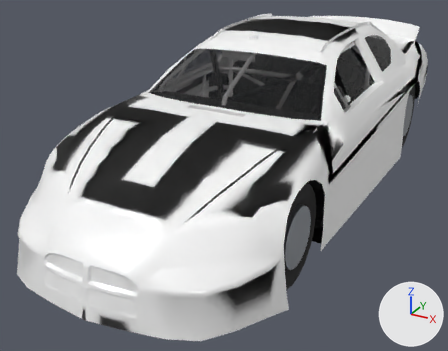
One commit to the glTF model assets/car/dodge05.glb: the scene before it, then after it.
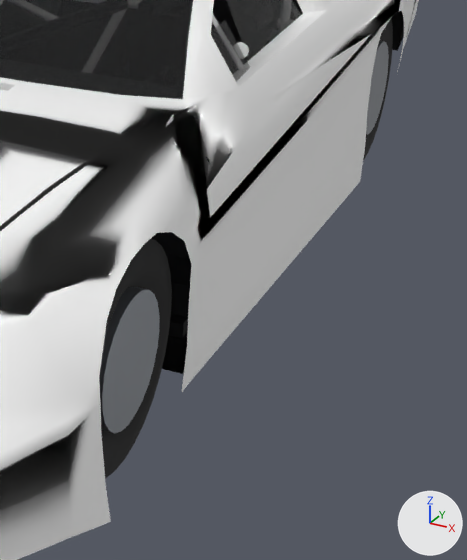
Each version appears first whole from a camera (50 mm lens) standing at (2.14, -4.61, 2.29) and looking at (-0.29, -0.19, 0.08), and next in a close-up on the part from 53% to 100% of the width and 22% to 93% of the height. The lights are fixed; the arrows at lower right show +X, +Y and +Z. The last two pictures show the newer version. Where no turn or scale is listed for an object, it has been applied to the vertices.

Objects in the first close-up: 'part_black', 'part_glass', 'part_interior', 'part_paint', 'rim', 'rim.002', 'tire', 'tire.002'.
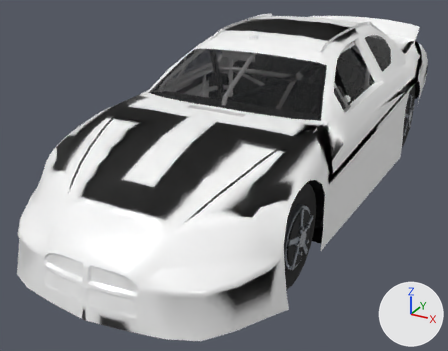
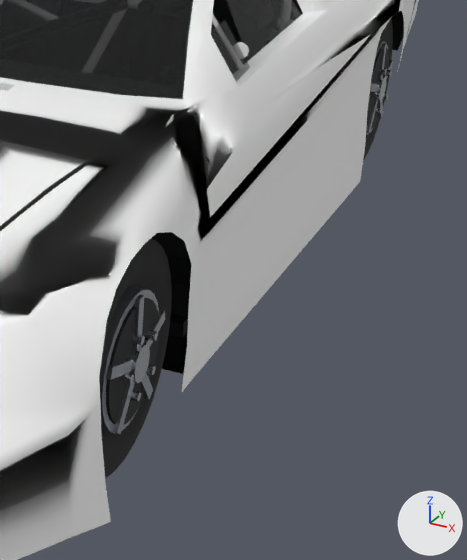
Scene script edits in JSON lines:
```json
{"op": "add", "block": "mat_rtta_chrome", "code": ["mat_rtta_chrome = principled_material('RTTA_Chrome')", "mat_rtta_chrome.base_color = (0.578, 0.604, 0.644)  # light grey #c8ccd2", "mat_rtta_chrome.metallic = 0.95", "mat_rtta_chrome.roughness = 0.18"]}
{"op": "add", "block": "me_mesh_18", "code": ["me_mesh_18 = bpy.data.meshes.new('Mesh_18')", "me_mesh_18.from_pydata(...)  # 110 vertices, 192 faces; spans x 0.165..0.203, y -0.106..0.091, z -0.103..0.103", "me_mesh_18.materials.append(mat_rtta_chrome)  # light grey #c8ccd2"]}
{"op": "add", "block": "me_mesh_17", "code": ["me_mesh_17 = bpy.data.meshes.new('Mesh_17')", "me_mesh_17.from_pydata(...)  # 40 vertices, 60 faces; spans x 0.169..0.183, y -0.2..0.2, z -0.176..0.205", "me_mesh_17.materials.append(mat_rtta_rim)  # grey #8d9299"]}
{"op": "add", "block": "me_mesh_16", "code": ["me_mesh_16 = bpy.data.meshes.new('Mesh_16')", "me_mesh_16.from_pydata(...)  # 60 vertices, 112 faces; spans x 0.163..0.173, y -0.184..0.184, z -0.184..0.184", "me_mesh_16.materials.append(mat_rtta_black)  # black #0d0e10"]}
{"op": "add", "block": "ob_rim_hub_002", "code": ["ob_rim_hub_002 = bpy.data.objects.new('rim_hub.002', me_mesh_18)", "ob_rim_hub_002.location = (0.732, 1.445, 0.347)"]}
{"op": "add", "block": "ob_rim_spokes_002", "code": ["ob_rim_spokes_002 = bpy.data.objects.new('rim_spokes.002', me_mesh_17)", "ob_rim_spokes_002.location = (0.732, 1.445, 0.347)"]}
{"op": "add", "block": "ob_rim_face_002", "code": ["ob_rim_face_002 = bpy.data.objects.new('rim_face.002', me_mesh_16)", "ob_rim_face_002.location = (0.732, 1.445, 0.347)"]}
{"op": "add", "block": "ob_rim_hub", "code": ["ob_rim_hub = bpy.data.objects.new('rim_hub', me_mesh_18.copy())", "ob_rim_hub.location = (0.732, -1.361, 0.347)"]}
{"op": "add", "block": "ob_rim_spokes", "code": ["ob_rim_spokes = bpy.data.objects.new('rim_spokes', me_mesh_17.copy())", "ob_rim_spokes.location = (0.732, -1.361, 0.347)"]}
{"op": "add", "block": "ob_rim_face", "code": ["ob_rim_face = bpy.data.objects.new('rim_face', me_mesh_16.copy())", "ob_rim_face.location = (0.732, -1.361, 0.347)"]}
```

Where the change shows, as pixel boxes [x1, y1, x2, y2] in the close-ups (467 x 560 px):
```json
{"object": "rim_face", "change": "added", "after": [106, 298, 159, 425], "on screen": "black"}
{"object": "rim_spokes", "change": "added", "after": [106, 295, 165, 434]}
{"object": "rim_hub", "change": "added", "after": [120, 329, 158, 401]}
{"object": "rim_face.002", "change": "added", "after": [367, 48, 389, 129], "on screen": "black"}
{"object": "rim_spokes.002", "change": "added", "after": [366, 43, 393, 134]}
{"object": "rim_hub.002", "change": "added", "after": [372, 68, 391, 113]}
{"object": "rim", "change": "unchanged, covered by the edit", "before": [99, 287, 160, 433], "after": [99, 287, 159, 433]}
{"object": "rim.002", "change": "unchanged, covered by the edit", "before": [366, 41, 389, 135], "after": [366, 41, 388, 135]}
```
